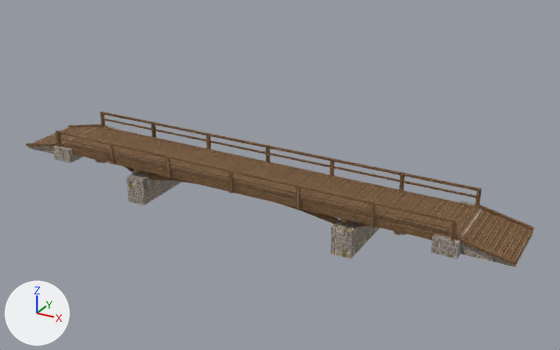
The glTF model godot/project/assets/forest_rescue/landmarks/lf_env_bridge27m_LOD1.glb as it was, and as the next commit left it.
Both versions are drawn from a 50 mm camera at (22.7, -37.5, 20.2) aimed at (1.8, 0.6, 1.1). Every picture has the same lights, and +X, +Y and +Z are marked at lower left. The older version comes first. Where no turn or scale is listed for an object, it has been applied to the vertices. Vertices at exactly the same position are counted once.

Names of what the first picture shows: 'lf_env_bridge27m_LOD1'.
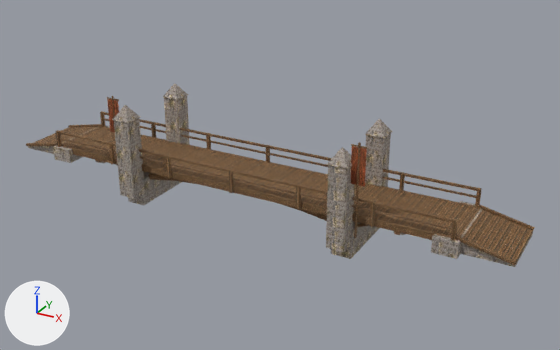
Pixel boxes (x1, y1, x2, y2) of what changed, in the pictures (560 x 350 px):
'lf_env_bridge27m_LOD1', reshaped (18% taller): before (26, 111, 535, 267); after (26, 83, 535, 267)
part 1 of me_lf_env_bridge27m_lod1, added: after (114, 118, 144, 199)
part 2 of me_lf_env_bridge27m_lod1, added: after (164, 96, 190, 145)
part 3 of me_lf_env_bridge27m_lod1, added: after (326, 165, 355, 252)
part 4 of me_lf_env_bridge27m_lod1, added: after (365, 133, 391, 187)
part 5 of me_lf_env_bridge27m_lod1, added: after (107, 83, 392, 238)

Edits to the bpy script that builds the scene:
```text
Add img_lm_misc_c:
    img_lm_misc_c = load_image('lm_misc_c', 'lm_misc_c.png', 1024, 1024, 'sRGB')
Add img_lm_misc_n:
    img_lm_misc_n = load_image('lm_misc_n', 'lm_misc_n.png', 1024, 1024, 'Non-Color')
Add img_lm_misc_r:
    img_lm_misc_r = load_image('lm_misc_r', 'lm_misc_r.png', 1024, 1024, 'Non-Color')
Add mat_lm_misc:
    mat_lm_misc = bpy.data.materials.new('lm_misc')
    # uses the picture img_lm_misc_c
    # uses the picture img_lm_misc_n
    # uses the picture img_lm_misc_r
Change me_lf_env_bridge27m_lod1:
    used by ob_lf_env_bridge27m_lod1_1; location = (0.0, 0.0, 0.0)
    remove me_lf_env_bridge27m_lod1.from_pydata(...)  # 580 vertices, 872 faces; spans x -16.7..16.7, y -2.5..2.5, z -1.7..2.2
    add me_lf_env_bridge27m_lod1.from_pydata(...)  # 676 vertices, 996 faces; spans x -16.7..16.7, y -3.2..3.2, z -1.7..5.5
    me_lf_env_bridge27m_lod1 part 1: a new loose piece, a box spanning x -7.8..-6.7, y -3.1..-2.0, z -0.9..4.2, in mat_lm_stone
    me_lf_env_bridge27m_lod1 part 2: a new loose piece, a box spanning x -7.8..-6.7, y 2.0..3.1, z -0.9..4.2, in mat_lm_stone
    me_lf_env_bridge27m_lod1 part 3: a new loose piece, a box spanning x 6.7..7.8, y -3.1..-2.0, z -0.8..4.2, in mat_lm_stone
    me_lf_env_bridge27m_lod1 part 4: a new loose piece, a box spanning x 6.7..7.8, y 2.0..3.1, z -0.8..4.2, in mat_lm_stone
    me_lf_env_bridge27m_lod1 part 5
    32 vertices are added at x -8.6..8.6, y -3.2..3.2, z -0.1..5.5
    8 new vertices lie (1.3, 0.0, 0.0) away from vertices in x -7.9..6.6, y -3.2..3.2, z 4.2
    8 new vertices lie (0.0, 0.0, 5.6) away from vertices in x -8.3..8.3, y -2.6..-2.5, z -0.1
    16 new faces join them, mat_lm_stone
    32 new faces join them, mat_lm_wood
    4 new faces join them, mat_lm_misc
    other edits to the shape of me_lf_env_bridge27m_lod1 do not show in these pictures
    add me_lf_env_bridge27m_lod1.materials.append(mat_lm_misc)
```
